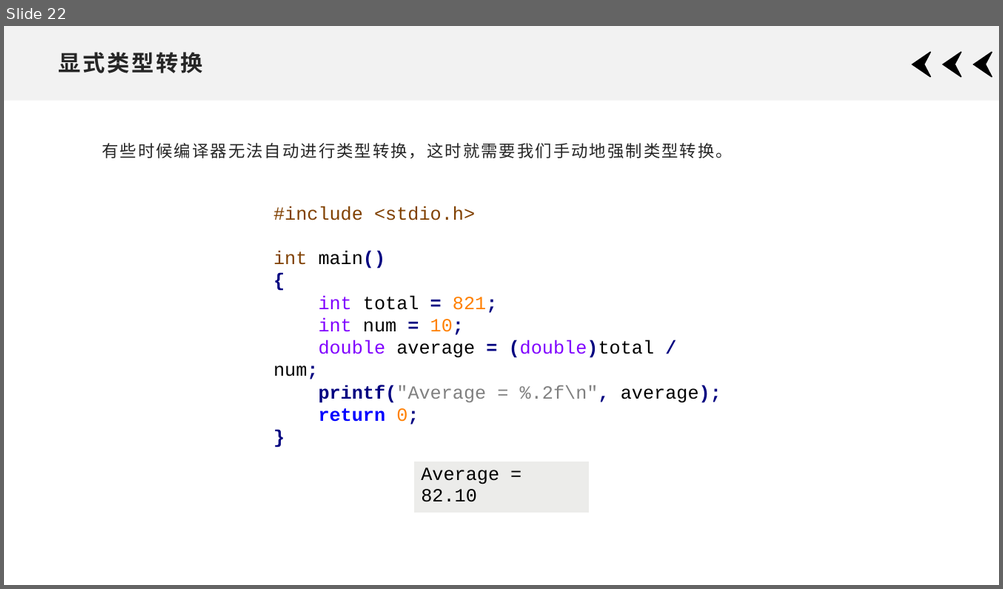
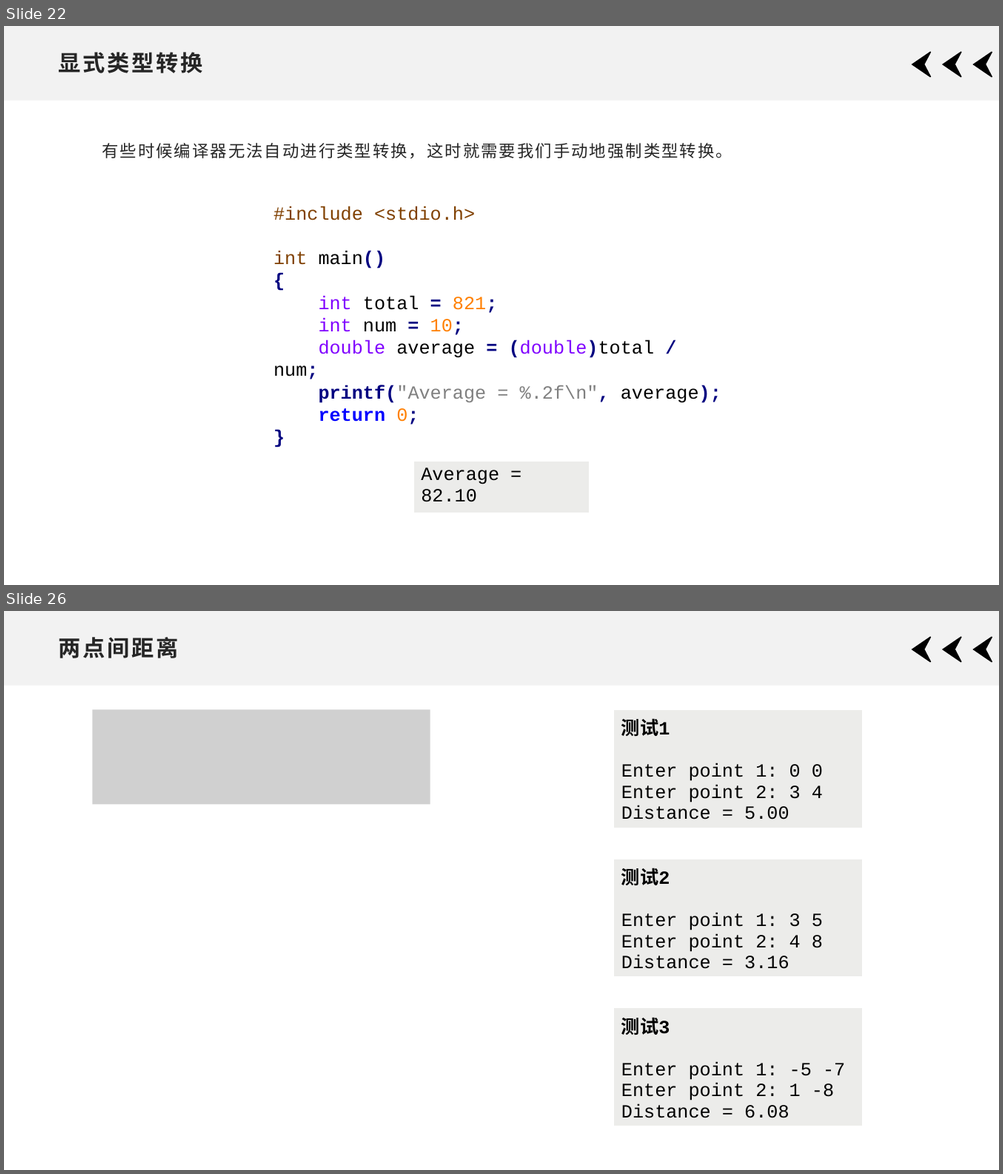
Before and after one commit to xdai02/C, a slide deck: slides/1.pptx. Shown one above the other, each under a label of ours: slide 22 before the commit, slides 22 and 26 after it; the slides between them are not shown. The pictures are 1003x589 and 1003x1174 pixels, drawn with LibreOffice and Linux fonts; fonts in the diff are those of the drawing; grey boxes stand for pictures. Boxes give left, top, right and bottom in pixels: in the first picture for what was removed or moved away, otherwise in the second. Text is boxed around its words. In the diff, an @@ line names an element or a change of style, - is before the commit and + after.

```diff
--- a/slides/1.pptx
+++ b/slides/1.pptx
@@ slide 26 added at [4,611,999,1170], background #FFFFFF; not listed: 4 template elements that a slide beside it also shows @@
@@ title added at [59,637,179,658], 21.6 pt, text #262626, bold @@
+两点间距离
@@ picture added at [92,709,430,804] @@
@@ table added at [614,709,862,829], 1 rows, 1 columns @@
+测试1 / Enter point 1: 0 0 / Enter point 2: 3 4 / Distance = 5.00
@@ table added at [614,859,862,978], 1 rows, 1 columns @@
+测试2 / Enter point 1: 3 5 / Enter point 2: 4 8 / Distance = 3.16
@@ table added at [614,1008,862,1128], 1 rows, 1 columns @@
+测试3 / Enter point 1: -5 -7 / Enter point 2: 1 -8 / Distance = 6.08
```
Also in this commit, not shown: 3 other slides added, 3 other files.
